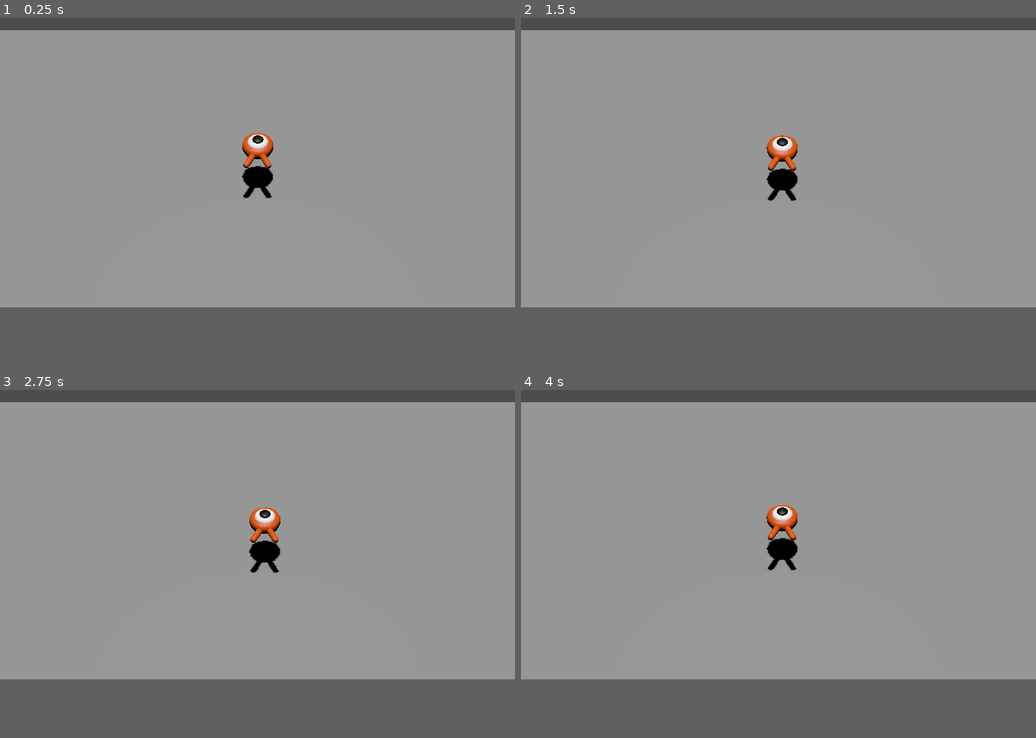
Above: before the commit, frames 1-4 (two rows, left to right).
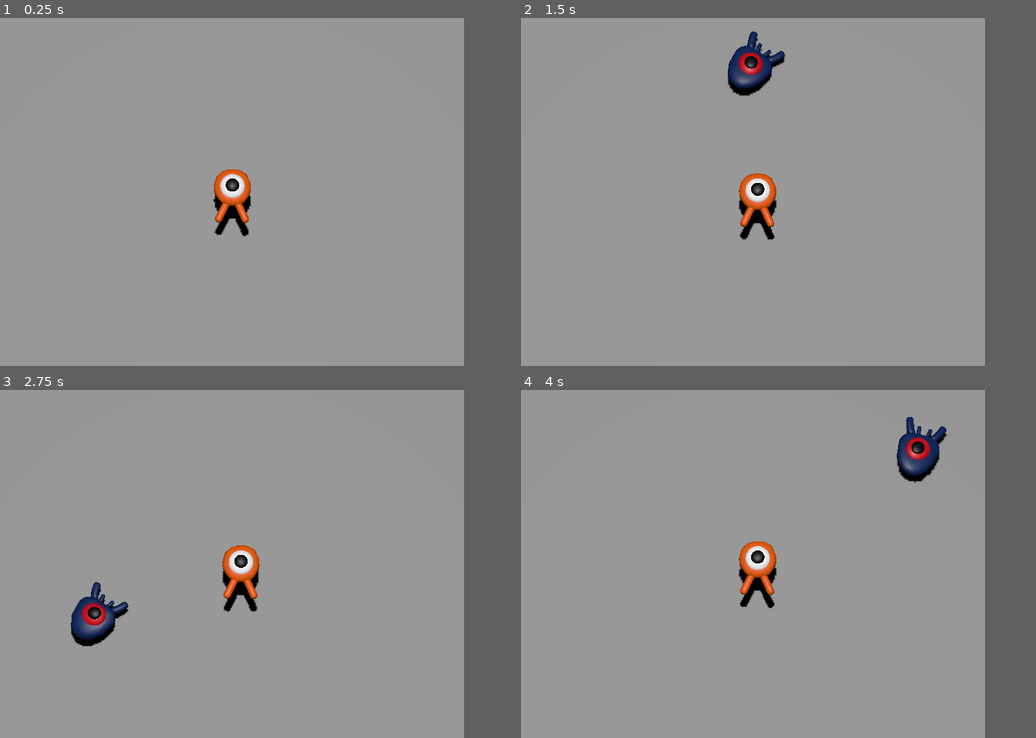
Above: after the commit, the same moments.

Repository: MagicBattle/Godot-3d-Game
Game: Godot game, scene res://scenes/main.tscn
Same seed, same stepped clock (60 frames per second), same inputs: the game is played once before the commit and once after it. The project has no main scene, so this scene is started directly.
Inputs:
- Up to frame 1 (0.25 s): no input
- Up to frame 2 (1.5 s): tap Enter at 0.5 s; hold Right (move_right) 0.53-1.28 s; hold Down (move_down) from 1.28 s (still down)
- Up to frame 3 (2.75 s): release Down (move_down) at 2.03 s; hold Right (move_right) from 2.03 s (still down)
- Up to frame 4 (4 s): release Right (move_right) at 2.78 s; hold W (move_up) 2.78-3.53 s; hold A (move_left) from 3.53 s (still down)
In our replay, the window is 799x449 before the commit and 720x540 after it. These sizes can differ from the game's own. Grey fills any space a smaller window leaves; there, only what the larger window draws over its background counts as a difference.

The runs differ from the first frame. In frame 1, 5.4% of the frame differs, in the area x 0-100%, y 0-63%; in frame 2, 6.5%, in the area x 0-100%, y 0-64%; in frame 3, 6.5%; in frame 4, 6.5%.

Commit message:
mob spawning
fixed camera positioning and added mobs spawning outside the camera

Diff:
--- a/project.godot
+++ b/project.godot
@@ -14,6 +14,11 @@
 config/description="In this game, your goal is to chase and kick out the creeps!"
 config/features=PackedStringArray("4.5")
 config/icon="res://art/icon.webp"
+
+[display]
+
+window/size/viewport_width=720
+window/size/viewport_height=540
 
 [filesystem]
 
--- /dev/null
+++ b/scenes/main.gd
@@ -0,0 +1,19 @@
+extends Node
+
+@export var mob_scene: PackedScene
+
+func _on_mob_timer_timeout():
+	# Create a new instance of the Mob scene.
+	var mob = mob_scene.instantiate()
+
+	# Choose a random location on the SpawnPath.
+	# We store the reference to the SpawnLocation node.
+	var mob_spawn_location = get_node("SpawnPath/SpawnLocation")
+	# And give it a random offset.
+	mob_spawn_location.progress_ratio = randf()
+
+	var player_position = $Player.position
+	mob.initialize(mob_spawn_location.position, player_position)
+
+	# Spawn the mob by adding it to the Main scene.
+	add_child(mob)
--- a/scenes/main.tscn
+++ b/scenes/main.tscn
@@ -1,6 +1,8 @@
-[gd_scene load_steps=4 format=3 uid="uid://2wap0283yk0r"]
+[gd_scene load_steps=9 format=3 uid="uid://2wap0283yk0r"]
 
 [ext_resource type="PackedScene" uid="uid://ceuu150fmggvr" path="res://scenes/player.tscn" id="1_o5qli"]
+[ext_resource type="Script" uid="uid://cx65qvgm06kn2" path="res://scenes/main.gd" id="1_sugp2"]
+[ext_resource type="PackedScene" uid="uid://defdm2qdva75q" path="res://scenes/mob.tscn" id="2_jyhfs"]
 
 [sub_resource type="BoxShape3D" id="BoxShape3D_0xm2m"]
 size = Vector3(60, 2, 60)
@@ -8,7 +10,23 @@
 [sub_resource type="BoxMesh" id="BoxMesh_h2yge"]
 size = Vector3(60, 2, 60)
 
+[sub_resource type="StandardMaterial3D" id="StandardMaterial3D_tbgi4"]
+albedo_color = Color(0.96862745, 0.54509807, 0, 1)
+
+[sub_resource type="CylinderMesh" id="CylinderMesh_tefeu"]
+material = SubResource("StandardMaterial3D_tbgi4")
+
+[sub_resource type="Curve3D" id="Curve3D_o6xl0"]
+closed = true
+_data = {
+"points": PackedVector3Array(0, 0, 0, 0, 0, 0, -17.104729, 0.030517578, -6.0608783, 0, 0, 0, 0, 0, 0, 19.927168, 0.031982422, -6.0354633, 0, 0, 0, 0, 0, 0, 20.016115, 0.010498047, 21.008797, 0, 0, 0, 0, 0, 0, -16.998297, 0.008911133, 20.951542),
+"tilts": PackedFloat32Array(0, 0, 0, 0)
+}
+point_count = 4
+
 [node name="Main" type="Node"]
+script = ExtResource("1_sugp2")
+mob_scene = ExtResource("2_jyhfs")
 
 [node name="ground" type="StaticBody3D" parent="."]
 transform = Transform3D(1, 0, 0, 0, 1, 0, 0, 0, 1, 0, -1, 0)
@@ -25,13 +43,43 @@
 shadow_enabled = true
 
 [node name="Player" parent="." instance=ExtResource("1_o5qli")]
-transform = Transform3D(1, 0, 0, 0, 1, 0, 0, 0, 1, 0, 0, 0.36779594)
+transform = Transform3D(1, 0, 0, 0, 1, 0, 0, 0, 1, 0, -0.1, 5)
 
 [node name="CameraPivot" type="Marker3D" parent="."]
-transform = Transform3D(1, 0, 0, 0, 0.70710677, 0.70710677, 0, -0.70710677, 0.70710677, 0, 0, 0)
+transform = Transform3D(1, 0, 0, 0, -0.013438642, 0.9999097, 0, -0.9999097, -0.013438642, 0, 0, 0)
 
 [node name="Camera3D" type="Camera3D" parent="CameraPivot"]
-transform = Transform3D(1, 0, 0, 0, 1, 0, 0, 0, 1, 0, 0, 19)
+transform = Transform3D(1, 0, 0, 0, 0.9659258, -0.25881904, 0, 0.25881904, 0.9659258, 0, -9.732527, 18.869196)
 projection = 1
 size = 19.0
 far = 100.0
+
+[node name="Cylinders" type="Node3D" parent="."]
+
+[node name="MeshInstance3D" type="MeshInstance3D" parent="Cylinders"]
+transform = Transform3D(1, 0, 0, 0, 1, 0, 0, 0, 1, -17, 0, -6)
+mesh = SubResource("CylinderMesh_tefeu")
+
+[node name="MeshInstance3D2" type="MeshInstance3D" parent="Cylinders"]
+transform = Transform3D(1, 0, 0, 0, 1, 0, 0, 0, 1, -17, 0, 21)
+mesh = SubResource("CylinderMesh_tefeu")
+
+[node name="MeshInstance3D3" type="MeshInstance3D" parent="Cylinders"]
+transform = Transform3D(1, 0, 0, 0, 1, 0, 0, 0, 1, 20, 0, -6)
+mesh = SubResource("CylinderMesh_tefeu")
+
+[node name="MeshInstance3D4" type="MeshInstance3D" parent="Cylinders"]
+transform = Transform3D(1, 0, 0, 0, 1, 0, 0, 0, 1, 20, 0, 21)
+mesh = SubResource("CylinderMesh_tefeu")
+
+[node name="SpawnPath" type="Path3D" parent="."]
+curve = SubResource("Curve3D_o6xl0")
+
+[node name="SpawnLocation" type="PathFollow3D" parent="SpawnPath"]
+transform = Transform3D(-0.00068633154, -3.9556242e-05, -0.99999976, 0, 1, -3.9556253e-05, 0.99999976, -2.7148705e-08, -0.00068633154, -17.104729, 0.030517578, -6.0608783)
+
+[node name="MobTimer" type="Timer" parent="."]
+wait_time = 0.5
+autostart = true
+
+[connection signal="timeout" from="MobTimer" to="." method="_on_mob_timer_timeout"]
--- a/scripts/mob.gd
+++ b/scripts/mob.gd
@@ -7,7 +7,23 @@
 func _physics_process(delta: float) -> void:
 	move_and_slide()
 
-func intitalize(start_position, player_position):
+# This function will be called from the Main scene.
+func initialize(start_position, player_position):
+	# We position the mob by placing it at start_position
+	# and rotate it towards player_position, so it looks at the player.
 	look_at_from_position(start_position, player_position, Vector3.UP)
+	# Rotate this mob randomly within range of -45 and +45 degrees,
+	# so that it doesn't move directly towards the player.
+	rotate_y(randf_range(-PI / 4, PI / 4))
+	# We calculate a random speed (integer)
+	var random_speed = randi_range(min_speed, max_speed)
+	# We calculate a forward velocity that represents the speed.
+	velocity = Vector3.FORWARD * random_speed
+	# We then rotate the velocity vector based on the mob's Y rotation
+	# in order to move in the direction the mob is looking.
+	velocity = velocity.rotated(Vector3.UP, rotation.y)
 
-	rotate_y(randf_range(-PI / 4, PI/ 4))
+
+
+func _on_visible_on_screen_enabler_3d_screen_exited() -> void:
+	queue_free()
Not shown, added: scenes/main.gd.uid
